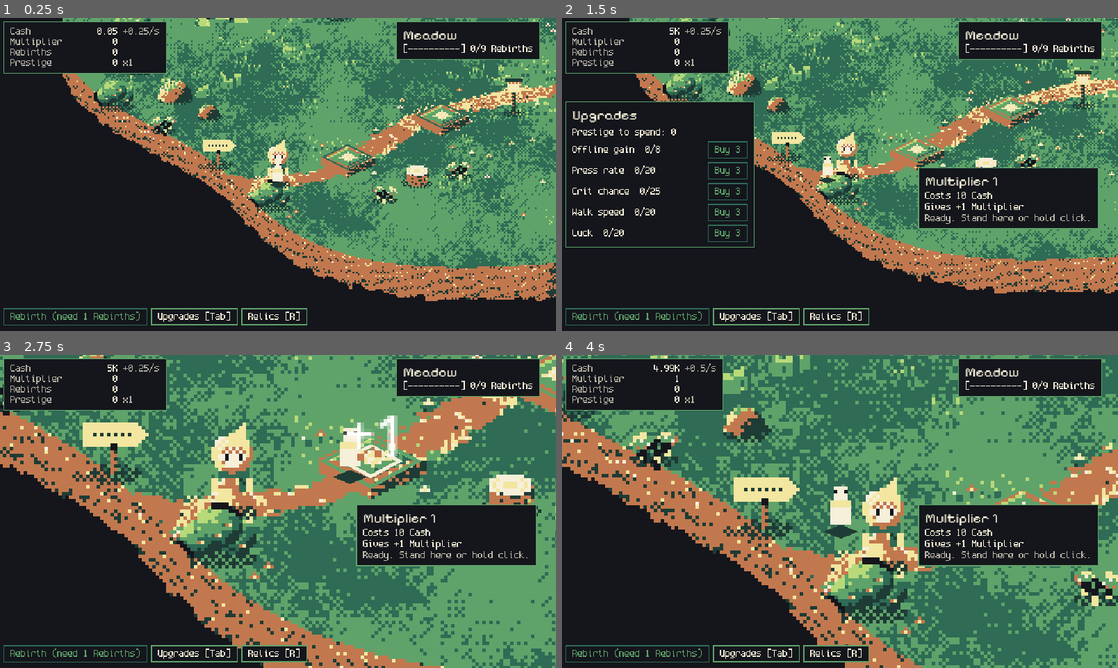
Above: before the commit, frames 1-4 (two rows, left to right).
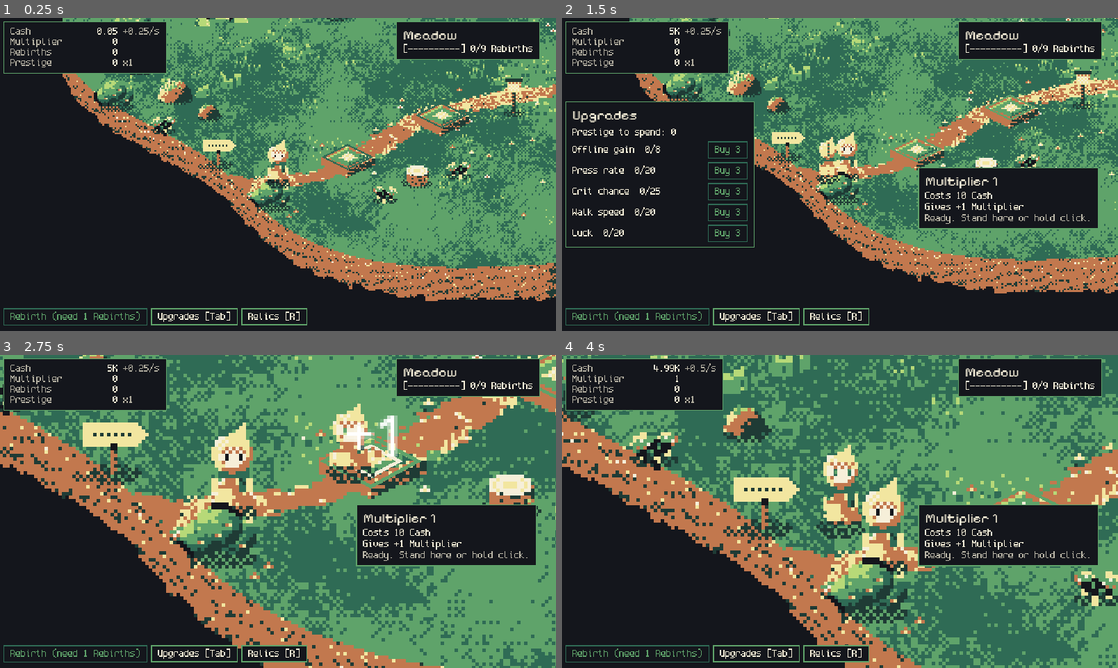
Above: after the commit, the same moments.

Repository: FreezingShock/Plinky
Game: Godot game, scene res://tools/play_shots.tscn
Two runs of this game, one before a commit and one after it. Both use one fixed random seed, a clock stepped at 60 frames per second and the inputs below. This scene is started directly instead of the project's main scene.
Inputs (mouse positions are in pixels of both pictures, inside the frame that each line leads up to):
- Up to frame 1 (0.25 s): no input
- Up to frame 2 (1.5 s): click "Upgrades [Tab]" at 0.5 s; tap Enter (ui_accept) at 1.25 s; move the mouse to (812, 237) at 1.27 s; hold W from 1.28 s (still down); tap Space at 1.35 s; click (812, 237) at 1.42 s
- Up to frame 3 (2.75 s): tap Enter (ui_accept) at 1.52 s; release W at 2 s; drag from (444, 558) to (250, 574) at 2.02 s
- Up to frame 4 (4 s): move the mouse to (673, 464) at 2.77 s; hold A 2.78-3.5 s; tap 2 at 2.85 s; drag from (867, 511) to (673, 464) at 3.52 s

The runs differ from the first frame. In frame 1, 0.2% of the frame differs, in the area x 47-52%, y 42-55%; in frame 2, 0.4%; in frame 3, 1.0%; in frame 4, 1.4%, in the area x 45-55%, y 28-59%.

Commit message:
Use the hooded walker sheet as the player: facing, walk, blink, press squash
Co-Authored-By: Claude Sonnet 5.5 <noreply@anthropic.com>
Claude-Session: https://claude.ai/code/session_01Pmx9dVAxaJU6UwR4mGA7bw

Diff:
--- a/main.gd
+++ b/main.gd
@@ -181,6 +181,8 @@
 	var pad: TexelPad = pads.get(button_id) as TexelPad
 	if pad == null:
 		return
+	if pad.standing or pad.holding:
+		walker.squash()
 	Juice.press(pad, pad.position, gain.to_float(), crit, pad.holding)
 
 
--- a/world/texel_walker.gd
+++ b/world/texel_walker.gd
@@ -12,6 +12,37 @@
 var _target: Vector2 = Vector2.ZERO
 var _has_target: bool = false
 var _t: float = 0.0
+var _sprite: Sprite2D
+var _face: StringName = &"front"   # front, side, back
+var _flip: bool = false
+var _squash_left: float = 0.0
+
+const ATLAS: Texture2D = preload("res://assets/art/walker/walker_atlas.png")
+const CELL: int = 64
+## Feet sit 47 texels below the cell top, centred horizontally.
+const FEET: Vector2 = Vector2(32.0, 47.0)
+const SQUASH_TIME: float = 0.18
+
+
+func _ready() -> void:
+	_sprite = Sprite2D.new()
+	_sprite.texture = ATLAS
+	_sprite.centered = false
+	_sprite.offset = -FEET
+	_sprite.region_enabled = true
+	_sprite.texture_filter = CanvasItem.TEXTURE_FILTER_NEAREST
+	add_child(_sprite)
+	_show(0, 0)
+
+
+## Brief squash frame, called by main when the walker's pad fires.
+func squash() -> void:
+	_squash_left = SQUASH_TIME
+
+
+func _show(row: int, col: int) -> void:
+	_sprite.region_rect = Rect2(col * CELL, row * CELL, CELL, CELL)
+	_sprite.flip_h = _flip
 
 
 func _process(delta: float) -> void:
@@ -38,7 +69,37 @@
 		position = Vector2(
 			clampf(position.x + step.x, BOUNDS.position.x, BOUNDS.end.x),
 			clampf(position.y + step.y, BOUNDS.position.y, BOUNDS.end.y))
-	queue_redraw()
+	if moving:
+		if absf(dir.x) >= absf(dir.y):
+			_face = &"side"
+			_flip = dir.x < 0.0
+		else:
+			_face = &"front" if dir.y > 0.0 else &"back"
+			_flip = false
+	_animate(delta)
+
+
+## Cells (row, col) in the atlas: row 0 = front, side, back, blink; row 1 = side walk 1-4;
+## row 2 = front walk 1-2, press squash.
+func _animate(delta: float) -> void:
+	_squash_left = maxf(_squash_left - delta, 0.0)
+	if _squash_left > 0.0:
+		_flip = false
+		_show(2, 2)
+	elif not moving:
+		var blink: bool = fmod(_t, 3.2) < 0.12
+		_flip = false
+		if blink:
+			_show(0, 3)
+		else:
+			_show(0, 0)
+	elif _face == &"side":
+		_show(1, int(_t * 8.0) % 4)
+	elif _face == &"front":
+		_show(2, int(_t * 6.0) % 2)
+	else:
+		_flip = int(_t * 6.0) % 2 == 1   # no back walk frames: alternate mirrored back view
+		_show(0, 2)
 
 
 func _unhandled_input(event: InputEvent) -> void:
@@ -48,16 +109,5 @@
 		_has_target = true
 
 
-func _draw() -> void:
-	var bob: float = float(int(_t * 8.0) % 2) if moving else 0.0
-	# shadow: a flat 2:1 diamond
-	draw_colored_polygon(PackedVector2Array([Vector2(-5, 0), Vector2(0, -2), Vector2(5, 0), Vector2(0, 2)]), palette[1])
-	draw_rect(Rect2(-3, -9 - bob, 6, 7), palette[7])   # body
-	draw_rect(Rect2(-3, -9 - bob, 6, 2), palette[5])   # scarf
-	draw_rect(Rect2(-2, -13 - bob, 4, 4), palette[7])   # head
-	draw_rect(Rect2(-2, -12 - bob, 1, 1), palette[0])   # eye
-	draw_rect(Rect2(1, -12 - bob, 1, 1), palette[0])
-
-
 static func _key(code: Key) -> bool:
 	return Input.is_physical_key_pressed(code)
Binary file added: assets/art/walker/walker_atlas.png
